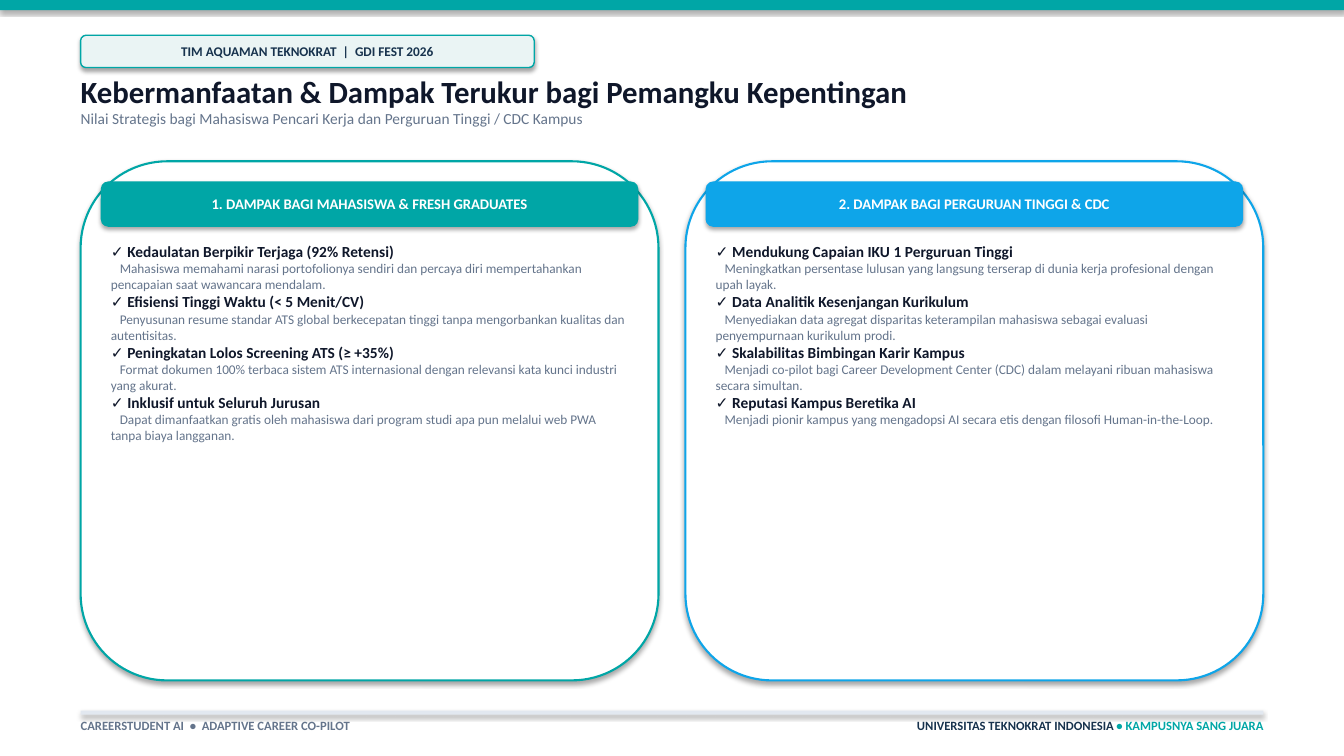
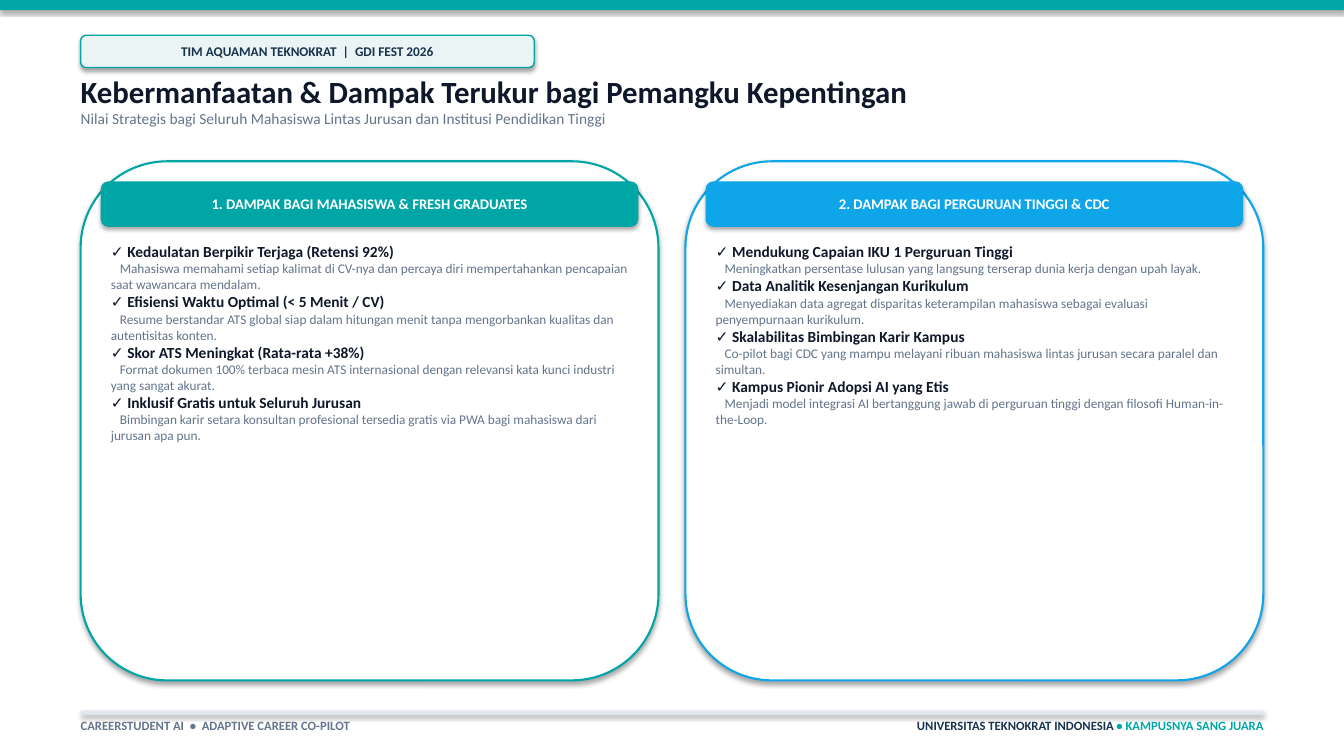
Before and after one commit to rikiardiansyah-web/CareerStudentAI, a slide deck: slide 6 of PitchDeck_CareerStudentAI.pptx. Drawn at 1344x756 pixels with LibreOffice and Linux fonts; fonts in the diff are those of the drawing. Boxes give left, top, right and bottom in pixels: in the first picture for what was removed or moved away, otherwise in the second. Text is boxed around its words. In the diff, an @@ line names an element or a change of style, - is before the commit and + after.

Commit message:
docs: fix pitch deck - correct app screenshots, add dosen pembimbing, add MOD-04 career discovery, universal scope

```diff
--- a/PitchDeck_CareerStudentAI.pptx
+++ b/PitchDeck_CareerStudentAI.pptx
@@ text at [81,113,605,127]: text changed @@
-Nilai Strategis bagi Mahasiswa Pencari Kerja dan Perguruan Tinggi / CDC Kampus
+Nilai Strategis bagi Seluruh Mahasiswa Lintas Jurusan dan Institusi Pendidikan Tinggi
@@ text at [111,245,627,442]: text changed @@
-✓ Kedaulatan Berpikir Terjaga (92% Retensi)
-Mahasiswa memahami narasi portofolionya sendiri dan percaya diri mempertahankan pencapaian saat wawancara mendalam.
-✓ Efisiensi Tinggi Waktu (< 5 Menit/CV)
-Penyusunan resume standar ATS global berkecepatan tinggi tanpa mengorbankan kualitas dan autentisitas.
-✓ Peningkatan Lolos Screening ATS (≥ +35%)
-Format dokumen 100% terbaca sistem ATS internasional dengan relevansi kata kunci industri yang akurat.
-✓ Inklusif untuk Seluruh Jurusan
-Dapat dimanfaatkan gratis oleh mahasiswa dari program studi apa pun melalui web PWA tanpa biaya langganan.
+✓ Kedaulatan Berpikir Terjaga (Retensi 92%)
+Mahasiswa memahami setiap kalimat di CV-nya dan percaya diri mempertahankan pencapaian saat wawancara mendalam.
+✓ Efisiensi Waktu Optimal (< 5 Menit / CV)
+Resume berstandar ATS global siap dalam hitungan menit tanpa mengorbankan kualitas dan autentisitas konten.
+✓ Skor ATS Meningkat (Rata-rata +38%)
+Format dokumen 100% terbaca mesin ATS internasional dengan relevansi kata kunci industri yang sangat akurat.
+✓ Inklusif Gratis untuk Seluruh Jurusan
+Bimbingan karir setara konsultan profesional tersedia gratis via PWA bagi mahasiswa dari jurusan apa pun.
@@ text at [725,264,1202,275]: text changed @@
-Meningkatkan persentase lulusan yang langsung terserap di dunia kerja profesional dengan upah layak.
+Meningkatkan persentase lulusan yang langsung terserap dunia kerja dengan upah layak.
@@ text at [716,299,1148,326]: text changed @@
-Menyediakan data agregat disparitas keterampilan mahasiswa sebagai evaluasi penyempurnaan kurikulum prodi.
+Menyediakan data agregat disparitas keterampilan mahasiswa sebagai evaluasi penyempurnaan kurikulum.
@@ text at [716,349,1223,426]: text changed @@
-Menjadi co-pilot bagi Career Development Center (CDC) dalam melayani ribuan mahasiswa secara simultan.
-✓ Reputasi Kampus Beretika AI
-Menjadi pionir kampus yang mengadopsi AI secara etis dengan filosofi Human-in-the-Loop.
+Co-pilot bagi CDC yang mampu melayani ribuan mahasiswa lintas jurusan secara paralel dan simultan.
+✓ Kampus Pionir Adopsi AI yang Etis
+Menjadi model integrasi AI bertanggung jawab di perguruan tinggi dengan filosofi Human-in-the-Loop.
```
Also in this commit, not shown: 6 other slides changed, 1 other file.
